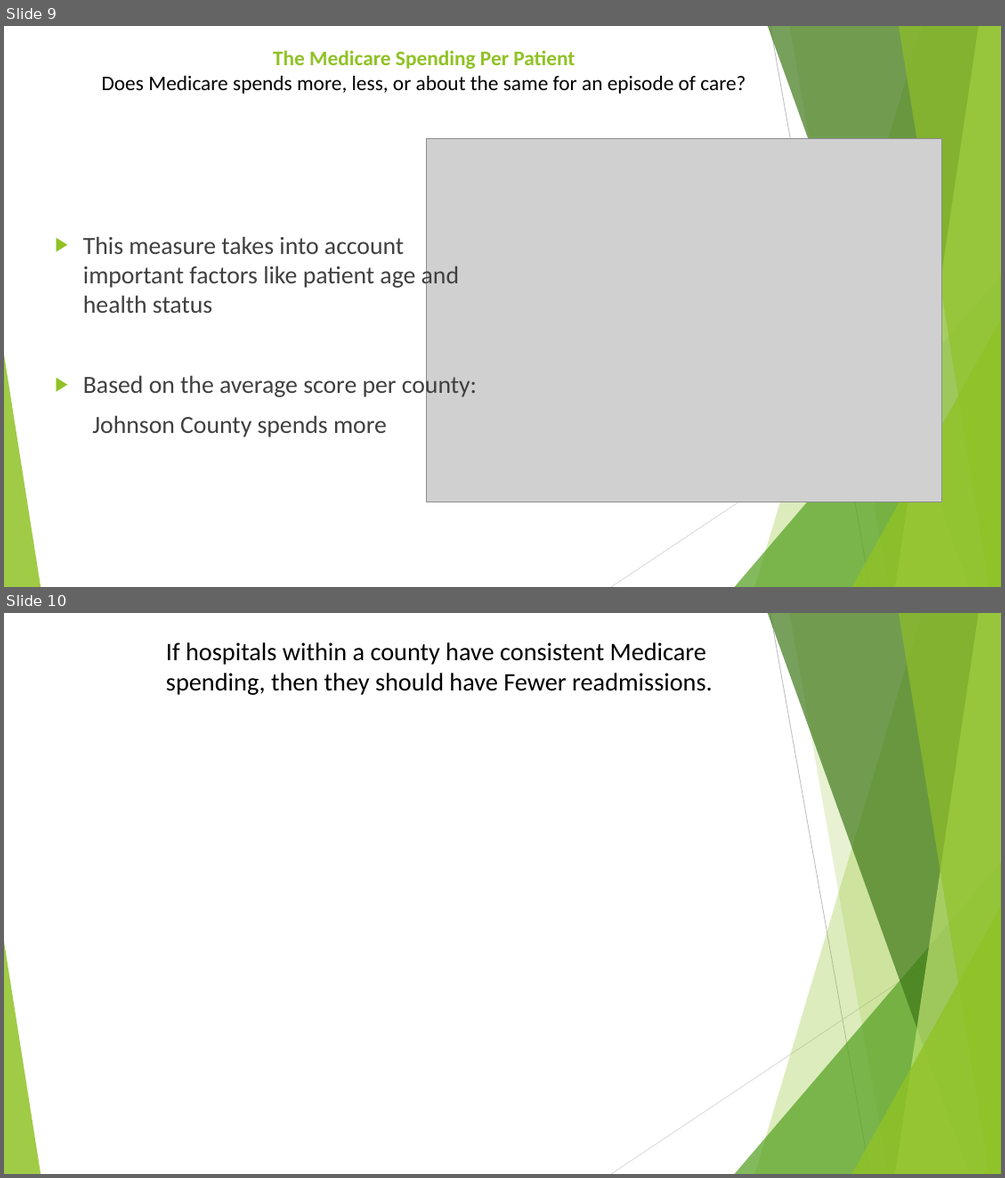
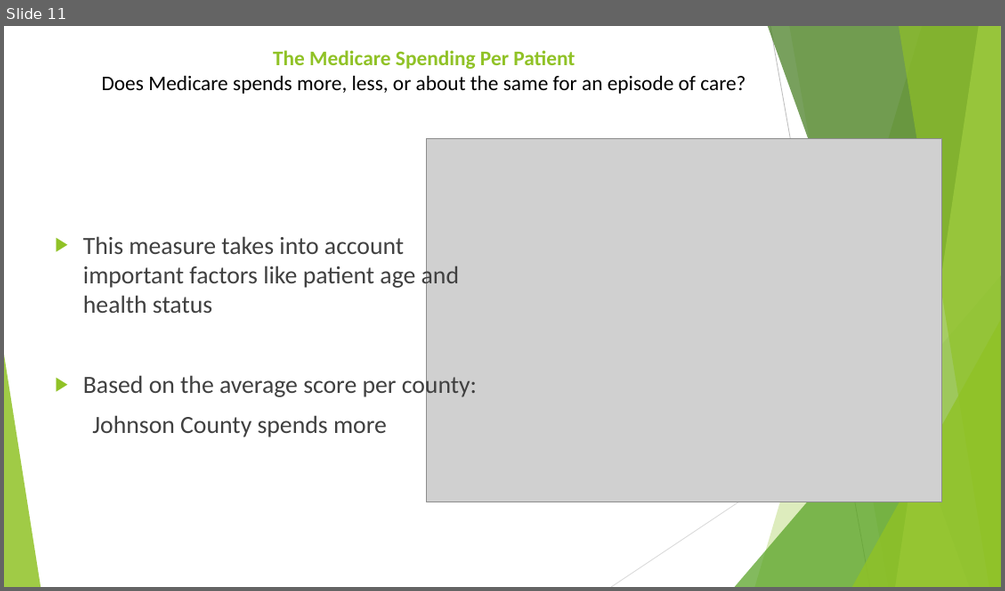
Before and after one commit to TedMur/SnakeBait, a slide deck: SnakeBitePresentation.pptx. Shown one above the other, each under a label of ours: slides 9 and 10 before the commit, slide 11 after it. The pictures are 1005x1178 and 1005x591 pixels, drawn with LibreOffice and Linux fonts; fonts in the diff are those of the drawing; grey boxes stand for pictures. Boxes give left, top, right and bottom in pixels: in the first picture for what was removed or moved away, otherwise in the second. Text is boxed around its words. In the diff, an @@ line names an element or a change of style, - is before the commit and + after.

```diff
--- a/SnakeBitePresentation.pptx
+++ b/SnakeBitePresentation.pptx
@@ slide 10 removed at bbox=[4, 613, 1001, 1174], background #FFFFFF; not listed: 10 template elements that a slide beside it also shows @@
@@ title removed at bbox=[166, 642, 712, 695] @@
-If hospitals within a county have consistent Medicare spending, then they should have Fewer readmissions.
@@ what was slide 9 is now slide 11 @@
```
Also in this commit, not shown: 3 slides changed, 3 slides added, 1 other slide removed.
